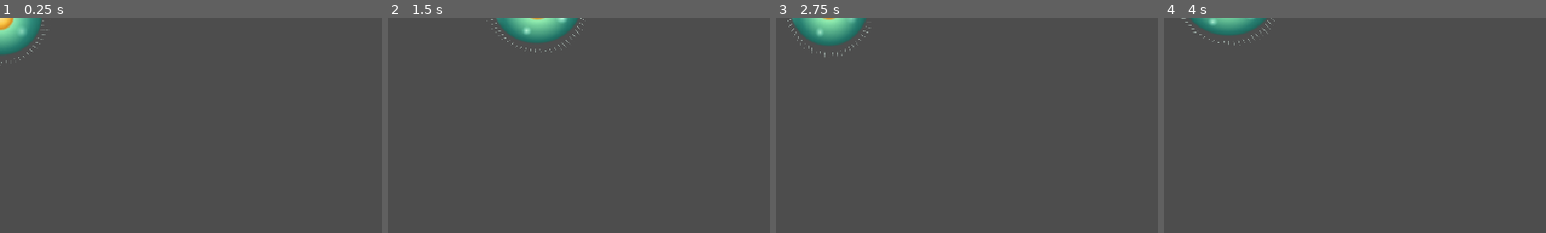
Above: before the commit, frames 1-4 (left to right).
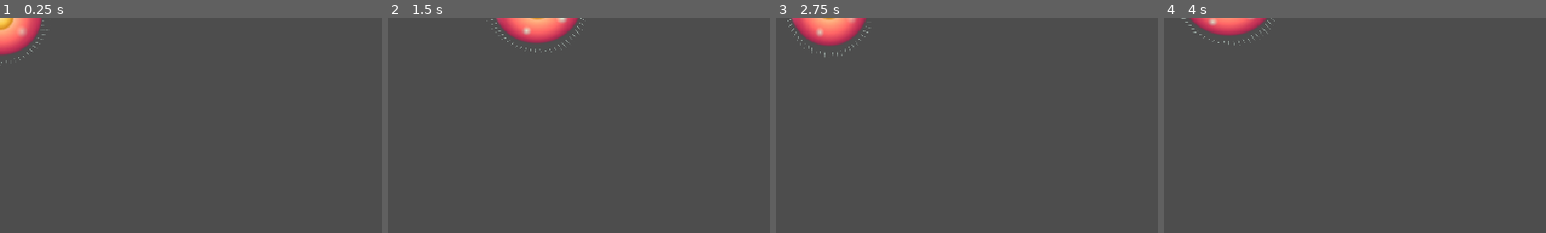
Above: after the commit, the same moments.

Repository: rua-den/gines
Game: Godot game, scene res://scenes/player.tscn
Same seed, same stepped clock (60 frames per second), same inputs: the game is played once before the commit and once after it. This scene is started directly instead of the project's main scene.
Inputs (mouse positions are % of the whole screen's width and height, from its top left):
- Up to frame 1 (0.25 s): no input
- Up to frame 2 (1.5 s): move the mouse to (72, 45) at 0.52 s; hold D (move_right) 0.53-1.25 s; tap J (attack) at 0.6 s; click (72, 45) at 0.67 s; tap W (move_up) at 0.77 s; drag from (30, 55) to (45, 70) at 1.27 s
- Up to frame 3 (2.75 s): move the mouse to (60, 28) at 2.02 s; hold A (move_left) from 2.03 s (still down); hold E (interact) from 2.03 s (still down)
- Up to frame 4 (4 s): release A (move_left) at 2.75 s; release E (interact) at 2.75 s; drag from (45, 70) to (20, 35) at 2.77 s; move the mouse to (80, 65) at 3.52 s; hold D (move_right) from 3.53 s (still down); tap Shift (grip) at 3.6 s; tap W (move_up) at 3.77 s
The pictures show only the part of the screen within x 0-50%, y 0-50%; the shares and areas given below are measured in that part.

The runs differ from the first frame. In frame 1, 1.4% of the frame differs, in the area x 0-11%, y 0-18%; in frame 2, 1.9%; in frame 3, 1.9%, in the area x 4-24%, y 0-14%; in frame 4, 1.2%.

Commit message:
Art: increase protagonist contrast against teal environments

Diff:
--- a/game/scripts/player_visual.gd
+++ b/game/scripts/player_visual.gd
@@ -30,10 +30,10 @@
 
 	body = Sprite2D.new()
 	body.texture = _radial_texture(256, [
-		[0.0, Color(0.48, 0.80, 0.72, 1.0)],
-		[0.45, Color(0.25, 0.68, 0.60, 1.0)],
-		[0.80, Color(0.14, 0.47, 0.42, 1.0)],
-		[1.0, Color(0.08, 0.31, 0.28, 1.0)],
+		[0.0, Color(1.00, 0.79, 0.73, 1.0)],
+		[0.45, Color(1.00, 0.45, 0.42, 1.0)],
+		[0.80, Color(0.78, 0.20, 0.34, 1.0)],
+		[1.0, Color(0.38, 0.09, 0.25, 1.0)],
 	], Vector2(0.5, 0.42), Vector2(0.5, 0.98))
 	var rim_mat := ShaderMaterial.new()
 	rim_mat.shader = preload("res://shaders/body_rim.gdshader")
